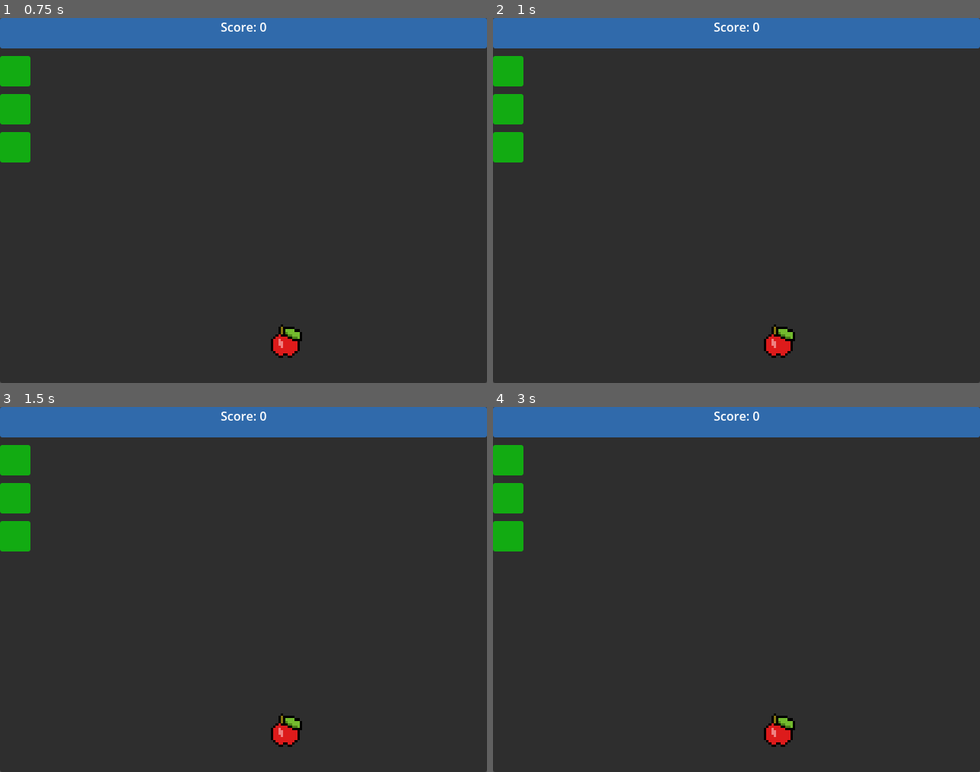
Above: before the commit, frames 1-4 (two rows, left to right).
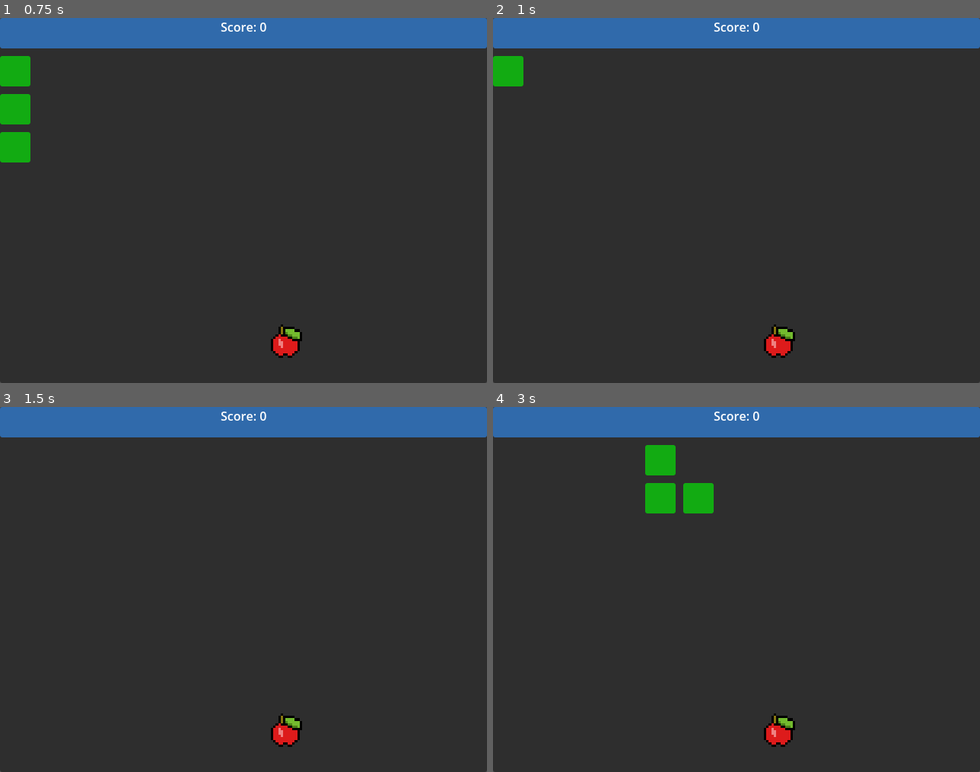
Above: after the commit, the same moments.

Repository: WyattHapper/MACS-Hackathon-2026
Game: Godot game, scene res://MainMenu/main_menu.tscn
Same seed, same stepped clock (60 frames per second), same inputs: the game is played once before the commit and once after it.
Inputs:
- Up to frame 1 (0.75 s): click "Start" at 0.5 s
- Up to frame 2 (1 s): no input
- Up to frame 3 (1.5 s): hold D (move_right) from 1.28 s (still down)
- Up to frame 4 (3 s): tap Enter at 2 s; release D (move_right) at 2.03 s; hold S (move_down) 2.03-2.78 s; hold D (move_right) from 2.78 s (still down)

Frame 1 is identical in both runs. In frame 2, 1.0% of the frame differs, in the area x 0-7%, y 20-40%; in frame 3, 1.6%; in frame 4, 3.1%, in the area x 0-46%, y 10-40%.

Commit message:
fixed snake

Diff:
--- a/hackathon-2026/Game/game.gd
+++ b/hackathon-2026/Game/game.gd
@@ -34,6 +34,7 @@
 	$UI.get_node("Score").text = "Score: " + str(score)
 	make_snake()
 	add_apple()
+	start_game()
 
 # Clears snake data and makes a new snake
 func make_snake():
--- a/hackathon-2026/Snake/snake_script.gd
+++ b/hackathon-2026/Snake/snake_script.gd
@@ -70,7 +70,7 @@
 	#remove the last cell and add a new one to the front
 	snake.pop_back()
 	snake.push_front(new_position)
-	snake_cells.pop_back()
+	snake_cells.pop_back().queue_free()
 	add_cell(snake[0])
 	can_move = true
 
